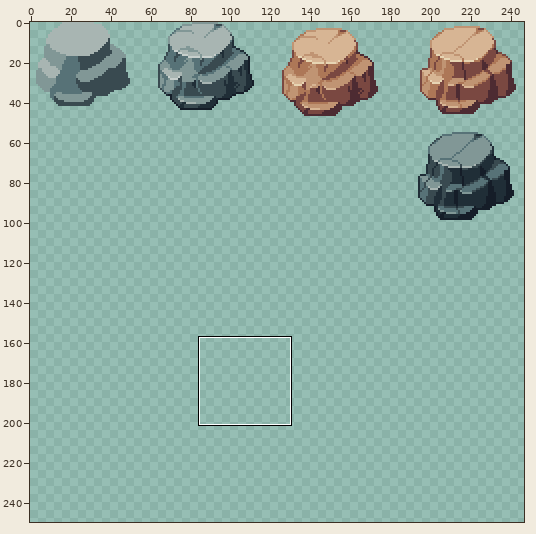
Pixel-art file -- Textures/Environment/Rocks.aseprite. The picture above shows the old version from afar; the outline marks the close-up.
Close-up. Old version:
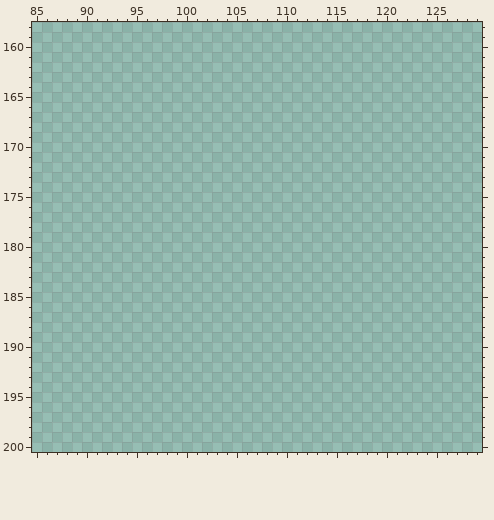
256x256 pixels, 1 frame. Shown: x 85..129, y 158..200. The old version is drawn lined up with the new one. The wide view leaves out empty margins. The commit also changed other parts of the picture, which this record leaves out.
Palette (. is transparent): 
And afterwards:
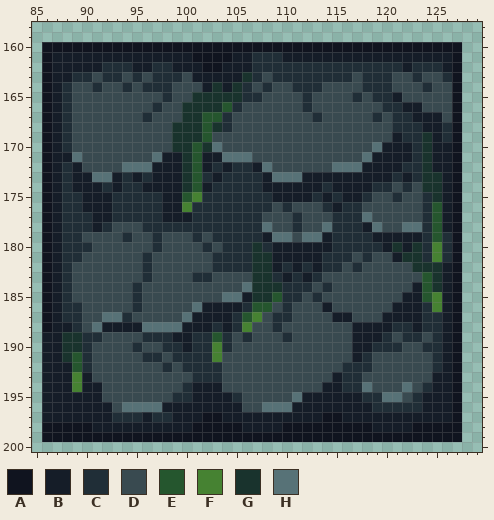
Colours new in this view: A #10141f  B #151d28  C #202e37  D #394a50  E #25562e  F #468232  G #19332d  H #577277
Edits made:
whole drawing moved by -9,-18 (the old picture is shown already moved)
Changed rows in their new state; - is an unchanged pixel.
first column x 86:
160 AAAAAAAAAAAAAAAAAAAAAAAAAAAAAAAAAAAAAAAAAA
161 ABBBBBBBBBBBBBBAAAABBCCCBBBBBBBBBBBBBBBBBA
162 ABBBBBCCCBBCCBBBAABBBCCCCCCCCCCCCCCCBCCCBA
163 ABBCCDCCDCDCCCDBBBBBGCDCCCCCCCCDCCCDDCDDCA
164 ABCDDCDDCDCCCDDDBGBGCDCDDCCCDDDDCCCDDDCDDA
165 ABCDDDDDDDDDCDDGGGGGCCDDDDCDDDDCDCCBDDDDDA
166 ABCDDDDDDDDCDDGGGGECDDDDDDCDDDDDDDCCBBDDDA
167 ABCDDDDDDDCDDDGGEECDDDDDDDDCDDDDDCDCCBBBDA
168 ABCDDDDDDDDDDGGGEGCDDDDDDDDDDDDDDDDCCCBBCA
169 ABCDDDDDDDDDDGGGEDDDDDDDDDDDDDDDDDDBCCGBCA
170 ABCDDDDDDDDDDGGEGHDDDDDDDDDDDDDDDHBBBCGBBA
171 ABBHDDDDDDDHBBGEBBHHHDDDDDDDDDDDHBBBBCGBBA
172 ABCBDDDDHHHBBBGEBCBCCBHDDDDDDHHHBBBBCCGBBA
173 ABCBBHHBCBCBBBGECBCCCCBHHHBBBBBBBBBCBCGGBA
174 ABCBBBCBCCBBBBGEBCCCCCBBBBBBCBBBBCCDCDGGBA
175 ABCCBBBCCCCCBBEFCCCCCCCBBBBCBCBBCDDCDDCGBA
176 ABCCBBBCCCCCBBFCCCCCCCCDCDDDCBCCDDDDDDCEBA
177 ABCCCBBCCCCCBBBCCCCCCCDDDCDDDCCCHDDDDDCEBA
178 ABCCCBCDDDCCCCCCCCCCCCHDDCDDHCCCBHDDHHCEBA
179 ABCCDDDDCDDCDDDCDCCCCCBHHDHHBCCCCBBBBBCECA
180 ABCCCDDDDDDCDDDDCDCCCGCBBBBBBCCCCCBGBGCFCA
181 ABCCDDDDDDCDDDDDDCCCCGGBBBBBCCCDCDDBGGCFCA
182 ABCDDDDDDDCDDDDDDCCCCGGBCBCBCCDCDDDDDGGGBA
183 ABCDDDDDDDCDDDDCCDDDDGGCBCBCDDDDDDDDDDEGBA
184 ABCDDDDDDCDDDDDDDDDDHGGGCCCDCDDDDDDDDBEGBA
185 ABCDDDDDDCDDDDDDDDHHBGGECCDCDDDDDDDDBBEFBA
186 ABCCDDDDDCDDDDDHBBBBCEEDCDDDBDDDDDDBBBCFBA
187 ABCCDDHHCDDDDDHBBBBCEFDCCDDDDBBDDDBBBBCCBA
188 ABBCDHBBBBHHHHBBBCBCFDDCDDDDDDDBBBBCCBCCBA
189 BBGGCCDDDDCCCBBCCECDCDDDCDDDDDDBBBCDCCDCBA
190 BBGGCDDDDCDDCCBCCFCDDDDDDDDDDDDBBCCCDDCCBA
191 BBGECDDDDDCCDCCCCFDDDDDDDDDDDDDBCDDDDDDCBA
192 BBBECDDDDDDDCDCCCCDDDDDDDDDDDDCCCDDDDDDCBA
193 BBBFBDDDDDDDDDDCCCDDDDDDDDDDDBCCDDDDDDDBBA
194 BBBFBBDDDDDDDDCBBBDDDDDDDDDDBBCCHDDDHDCBBA
195 BBBBBBDDDDDDDCCBBBBCDDDDDHBBBBBBCCHHDCBBBA
196 BBBBBBBDHHHHBBBBBBBBDDHHHBBBBBBBBCCCCCBBBA
197 BBBBBBBCCCBCCBBBAABBBBBBBBBBAABBBBBBBBBBBA
198 AAAAABBBBBBBBBBAAAAABBBBAAAAAAAAABBBBAAAAA
199 AAAAAAAAAAAAAAAAAAAAAAAAAAAAAAAAAAAAAAAAAA
Changed places in both close-ups, as pixel boxes (x1, y1, x2, y2):
added: (42, 42, 462, 442)
